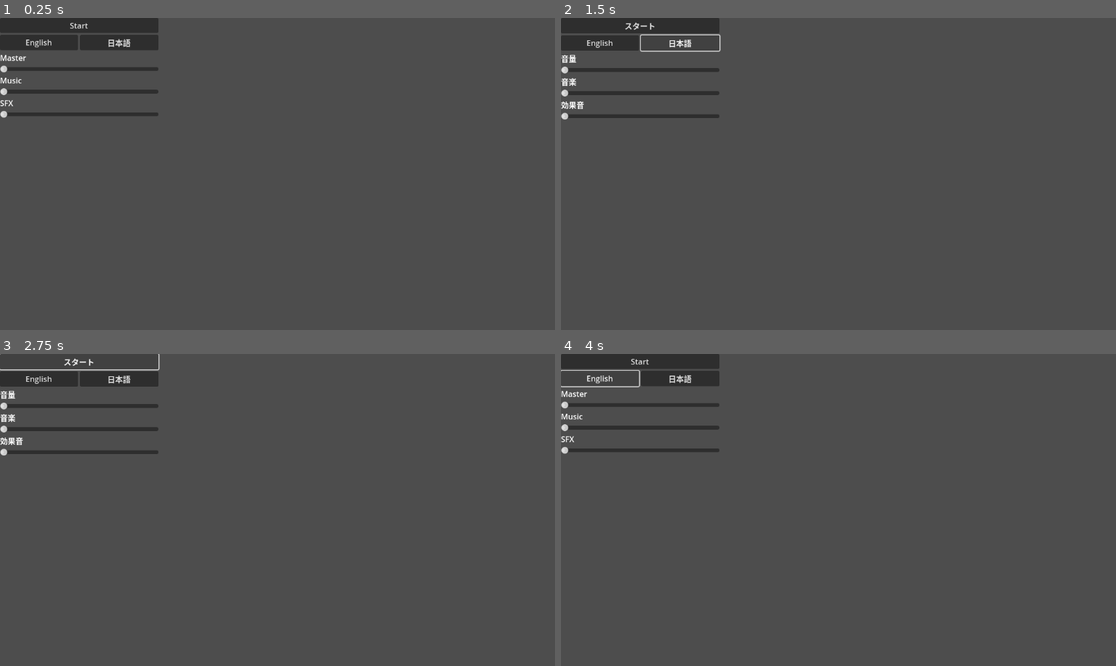
Above: before the commit, frames 1-4 (two rows, left to right).
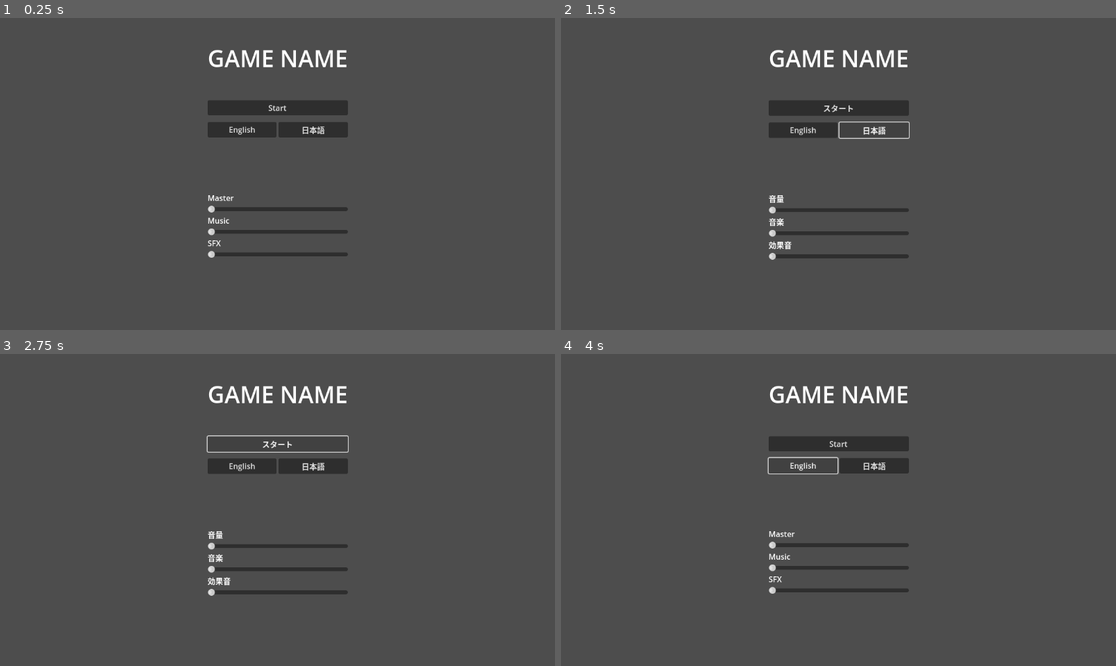
Above: after the commit, the same moments.

Repository: jrattur2/ggj-2026-team-coup
Game: Godot game, scene res://Menu/main-menu.tscn
Same seed, same stepped clock (60 frames per second), same inputs: the game is played once before the commit and once after it. Before the commit the project has no main scene; this scene is started directly in both runs.
Inputs:
- Up to frame 1 (0.25 s): no input
- Up to frame 2 (1.5 s): click "English" at 0.5 s; click "日本語" at 1.25 s
- Up to frame 3 (2.75 s): click "スタート" at 2 s
- Up to frame 4 (4 s): click "スタート" at 2.75 s; click "English" at 3.5 s

The runs differ from the first frame. In frame 1, 7.8% of the frame differs, in the area x 0-63%, y 0-77%; in frame 2, 7.1%; in frame 3, 5.8%; in frame 4, 6.9%.
Error before the commit: Assertion failed: failed to load game (res://Menu/main_menu.gd:27)

Commit message:
add battle and result level, do scene flow

Diff:
--- /dev/null
+++ b/Levels/battle_level.gd
@@ -0,0 +1,55 @@
+class_name BattleLevel extends Node2D
+
+#region Signal
+signal on_win(player: PlayerInfo)
+signal on_lose()
+#endregion
+
+var enemy_max_health := 3 #TODO could be part of Enemy resource
+var enemy_current_health := enemy_max_health
+
+var player_info: PlayerInfo = null
+
+func init_battle(info: BattleStartInfo):
+	player_info = info.playerInfo
+	%EnemyName.text = info.enemyInfo.name
+	_update_health_label(enemy_current_health, enemy_max_health, %EnemyHPLabel)
+	_update_health_label(player_info.health, player_info.max_health, %PlayerHPLabel)
+
+func finish_turn():
+	# reveal all numbers
+	# compare who has higher number
+	pass
+
+# deal damage to enemy
+func _deal_damage():
+	enemy_current_health -= 1
+	_update_health_label(enemy_current_health, enemy_max_health, %EnemyHPLabel)
+	# TODO change sprite
+	print_debug("damage taken")
+	if enemy_current_health <= 0:
+		print_debug("win")
+		on_win.emit(player_info)
+
+# player takes damage
+func _take_damage():
+	player_info.health -= 1
+	_update_health_label(player_info.health, player_info.max_health, %PlayerHPLabel)
+	if player_info.health <= 0:
+		on_lose.emit()
+
+
+func _update_health_label(new_health: int, max_health: int, label: Label):
+
+	label.text = "{0} / {1}".format([str(new_health), str(max_health)])
+
+func _unhandled_input(event: InputEvent) -> void:
+	if OS.has_feature("debug"):
+		if event.is_action_pressed("dev_win_turn"):
+			_deal_damage()
+		elif event.is_action_pressed("dev_win_match"):
+			on_win.emit()
+		elif event.is_action_pressed("dev_lose_turn"):
+			_take_damage()
+		elif event.is_action_pressed("dev_lose_match"):
+			on_lose.emit()
--- /dev/null
+++ b/Levels/battle_level.tscn
@@ -0,0 +1,59 @@
+[gd_scene load_steps=4 format=3 uid="uid://ywwy2ltilu4v"]
+
+[ext_resource type="Script" uid="uid://c4grwdme2c13v" path="res://Levels/battle_level.gd" id="1_2r8sw"]
+[ext_resource type="Texture2D" uid="uid://cf8tp7bo0q7ev" path="res://icon.svg" id="2_ukqk2"]
+
+[sub_resource type="LabelSettings" id="LabelSettings_ukqk2"]
+font_size = 48
+
+[node name="BattleLevel" type="Node2D"]
+script = ExtResource("1_2r8sw")
+
+[node name="Enemy" type="Node2D" parent="."]
+position = Vector2(500, 150)
+
+[node name="EnemySprite" type="Sprite2D" parent="Enemy"]
+texture = ExtResource("2_ukqk2")
+
+[node name="EnemyHPLabel" type="Label" parent="Enemy"]
+unique_name_in_owner = true
+offset_left = -219.0
+offset_top = -31.0
+offset_right = -179.0
+offset_bottom = -8.0
+text = "3/3"
+label_settings = SubResource("LabelSettings_ukqk2")
+horizontal_alignment = 1
+vertical_alignment = 1
+
+[node name="EnemyName" type="Label" parent="Enemy"]
+unique_name_in_owner = true
+anchors_preset = 5
+anchor_left = 0.5
+anchor_right = 0.5
+offset_left = -133.0
+offset_top = -134.0
+offset_right = 134.0
+offset_bottom = -67.0
+grow_horizontal = 2
+text = "Test enemy"
+label_settings = SubResource("LabelSettings_ukqk2")
+horizontal_alignment = 1
+vertical_alignment = 1
+
+[node name="Player" type="Node2D" parent="."]
+position = Vector2(500, 500)
+
+[node name="Sprite2D" type="Sprite2D" parent="Player"]
+texture = ExtResource("2_ukqk2")
+
+[node name="PlayerHPLabel" type="Label" parent="Player"]
+unique_name_in_owner = true
+offset_left = -219.0
+offset_top = -31.0
+offset_right = -179.0
+offset_bottom = -8.0
+text = "1/3"
+label_settings = SubResource("LabelSettings_ukqk2")
+horizontal_alignment = 1
+vertical_alignment = 1
--- /dev/null
+++ b/Levels/startup_level.gd
@@ -0,0 +1,86 @@
+class_name GameManager extends Node
+
+const BATTLE_LEVEL_UID := "uid://ywwy2ltilu4v"
+
+@export var enemies: Array[Enemy]
+
+@onready var main_menu: MainMenu = $MainMenu
+@onready var ingame: Node = $Ingame
+@onready var reward_menu: PostsBattleMenu = $RewardMenu
+
+var player : PlayerInfo
+var current_battle: BattleLevel = null
+
+func _ready() -> void:
+	main_menu.show()
+	reward_menu.hide()
+	main_menu.on_main_menu_start_pressed.connect(_on_start_pressed)
+
+func _on_start_pressed():
+	main_menu.hide()
+	player = PlayerInfo.new(
+		3,
+		3,
+		["passive effect that doubles every draw number"],
+		["1", "2"],
+		["1-time effect that lets you discard your hand and draw new"]
+	)
+	enemies.shuffle()
+	var enemy: Enemy = enemies.pop_back()
+	_load_battle(BattleStartInfo.new(player, enemy))
+
+func _load_battle(info: BattleStartInfo):
+	var battle_scene: PackedScene = load(BATTLE_LEVEL_UID)
+	assert(battle_scene)
+	current_battle = battle_scene.instantiate()
+	assert(current_battle)
+	ingame.add_child(current_battle)
+	_connect_battle_signals(current_battle)
+	current_battle.init_battle(info)
+
+func _on_battle_win(player_info: PlayerInfo):
+	player = player_info
+	_disconnect_battle_signals(current_battle)
+
+	for node: Node in ingame.get_children():
+		node.queue_free()
+
+	if enemies.is_empty():
+		print_debug("you win")
+	else:
+		reward_menu.on_reward_chosen.connect(_on_reward_chosen)
+		reward_menu.show()
+
+func _on_battle_lose():
+	_disconnect_battle_signals(current_battle)
+	print_debug("you lose")
+
+func _connect_battle_signals(battle: BattleLevel):
+	battle.on_win.connect(_on_battle_win)
+	battle.on_lose.connect(_on_battle_lose)
+
+func _disconnect_battle_signals(battle: BattleLevel):
+	if battle.on_win.is_connected(_on_battle_win):
+		battle.on_win.disconnect(_on_battle_win)
+	if battle.on_lose.is_connected(_on_battle_lose):
+		battle.on_lose.disconnect(_on_battle_lose)
+	current_battle = null
+
+
+func _on_reward_chosen(reward: String):
+	reward_menu.hide()
+	if reward_menu.on_reward_chosen.is_connected(_on_reward_chosen):
+		reward_menu.on_reward_chosen.disconnect(_on_reward_chosen)
+	#TODO pass card instead of string?
+	if reward == "passive":
+		player.passive_modifiers.push_back(reward)
+	elif reward == "active":
+		player.extra_cards.push_back(reward)
+	var next_enemy: Enemy = enemies.pop_back()
+	assert(next_enemy)
+	_load_battle(BattleStartInfo.new(player, next_enemy))
+
+func _unhandled_input(event: InputEvent) -> void:
+	if OS.has_feature("debug"):
+		if event.is_action_pressed("dev_exit"):
+			get_tree().quit()
--- /dev/null
+++ b/Levels/startup_level.tscn
@@ -0,0 +1,19 @@
+[gd_scene load_steps=7 format=3 uid="uid://bq40vjn0o7xfl"]
+
+[ext_resource type="Script" uid="uid://bqh03admln047" path="res://Levels/startup_level.gd" id="1_l788o"]
+[ext_resource type="PackedScene" uid="uid://mabbruid8hy5" path="res://Menu/main-menu.tscn" id="1_r18fm"]
+[ext_resource type="Script" uid="uid://dyaodag2l1fbs" path="res://Resources/Enemy/enemy.gd" id="2_q50bm"]
+[ext_resource type="Resource" uid="uid://beavtv02jelgd" path="res://Resources/Enemy/test_enemy.tres" id="3_2w55e"]
+[ext_resource type="Resource" uid="uid://bl838rgbidx8s" path="res://Resources/Enemy/test_enemy2.tres" id="4_sesdb"]
+[ext_resource type="PackedScene" uid="uid://b7ofdux6144l0" path="res://Menu/post_battle_menu.tscn" id="5_2w55e"]
+
+[node name="StartupLevel" type="Node"]
+script = ExtResource("1_l788o")
+enemies = Array[ExtResource("2_q50bm")]([ExtResource("3_2w55e"), ExtResource("4_sesdb")])
+
+[node name="Ingame" type="Node" parent="."]
+
+[node name="MainMenu" parent="." instance=ExtResource("1_r18fm")]
+
+[node name="RewardMenu" parent="." instance=ExtResource("5_2w55e")]
+visible = false
--- a/Menu/main-menu.tscn
+++ b/Menu/main-menu.tscn
@@ -1,6 +1,9 @@
-[gd_scene load_steps=2 format=3 uid="uid://mabbruid8hy5"]
+[gd_scene load_steps=3 format=3 uid="uid://mabbruid8hy5"]
 
 [ext_resource type="Script" uid="uid://giv7366j4an5" path="res://Menu/main_menu.gd" id="1_n8aby"]
+
+[sub_resource type="LabelSettings" id="LabelSettings_n8aby"]
+font_size = 48
 
 [node name="MainMenu" type="Control"]
 layout_mode = 3
@@ -12,65 +15,95 @@
 script = ExtResource("1_n8aby")
 
 [node name="MarginContainer" type="MarginContainer" parent="."]
-layout_mode = 0
-offset_right = 329.0
-offset_bottom = 126.0
+layout_mode = 1
+anchors_preset = 13
+anchor_left = 0.5
+anchor_right = 0.5
+anchor_bottom = 1.0
+offset_left = -88.0
+offset_right = 88.0
+grow_horizontal = 2
+grow_vertical = 2
 
 [node name="VBoxContainer" type="VBoxContainer" parent="MarginContainer"]
 layout_mode = 2
+
+[node name="MarginContainer3" type="MarginContainer" parent="MarginContainer/VBoxContainer"]
+layout_mode = 2
+theme_override_constants/margin_top = 50
+theme_override_constants/margin_bottom = 50
+
+[node name="TitleLabel" type="Label" parent="MarginContainer/VBoxContainer/MarginContainer3"]
+layout_mode = 2
+text = "GAME NAME"
+label_settings = SubResource("LabelSettings_n8aby")
+horizontal_alignment = 1
 
 [node name="StartButton" type="Button" parent="MarginContainer/VBoxContainer"]
 layout_mode = 2
 text = "MENU_START"
 
-[node name="HBoxContainer" type="HBoxContainer" parent="MarginContainer/VBoxContainer"]
+[node name="MarginContainer" type="MarginContainer" parent="MarginContainer/VBoxContainer"]
+layout_mode = 2
+theme_override_constants/margin_top = 10
+theme_override_constants/margin_bottom = 10
+
+[node name="HBoxContainer" type="HBoxContainer" parent="MarginContainer/VBoxContainer/MarginContainer"]
 layout_mode = 2
 
-[node name="EnButton" type="Button" parent="MarginContainer/VBoxContainer/HBoxContainer"]
+[node name="EnButton" type="Button" parent="MarginContainer/VBoxContainer/MarginContainer/HBoxContainer"]
 auto_translate_mode = 2
 layout_mode = 2
 size_flags_horizontal = 3
 text = "English"
 
-[node name="JaButton" type="Button" parent="MarginContainer/VBoxContainer/HBoxContainer"]
+[node name="JaButton" type="Button" parent="MarginContainer/VBoxContainer/MarginContainer/HBoxContainer"]
 auto_translate_mode = 2
 layout_mode = 2
 size_flags_horizontal = 3
 text = "日本語"
 
-[node name="VBoxContainer" type="VBoxContainer" parent="MarginContainer/VBoxContainer"]
+[node name="MarginContainer2" type="MarginContainer" parent="MarginContainer/VBoxContainer"]
+layout_mode = 2
+theme_override_constants/margin_top = 100
+theme_override_constants/margin_bottom = 10
+
+[node name="VBoxContainer4" type="VBoxContainer" parent="MarginContainer/VBoxContainer/MarginContainer2"]
 layout_mode = 2
 
-[node name="Label" type="Label" parent="MarginContainer/VBoxContainer/VBoxContainer"]
+[node name="VBoxContainer" type="VBoxContainer" parent="MarginContainer/VBoxContainer/MarginContainer2/VBoxContainer4"]
+layout_mode = 2
+
+[node name="Label" type="Label" parent="MarginContainer/VBoxContainer/MarginContainer2/VBoxContainer4/VBoxContainer"]
 layout_mode = 2
 text = "MENU_AUDIO_MASTER"
 
-[node name="MasterSlider" type="HSlider" parent="MarginContainer/VBoxContainer/VBoxContainer"]
+[node name="MasterSlider" type="HSlider" parent="MarginContainer/VBoxContainer/MarginContainer2/VBoxContainer4/VBoxContainer"]
 layout_mode = 2
 
-[node name="VBoxContainer2" type="VBoxContainer" parent="MarginContainer/VBoxContainer"]
+[node name="VBoxContainer2" type="VBoxContainer" parent="MarginContainer/VBoxContainer/MarginContainer2/VBoxContainer4"]
 layout_mode = 2
 
-[node name="Label" type="Label" parent="MarginContainer/VBoxContainer/VBoxContainer2"]
+[node name="Label" type="Label" parent="MarginContainer/VBoxContainer/MarginContainer2/VBoxContainer4/VBoxContainer2"]
 layout_mode = 2
 text = "MENU_AUDIO_MUSIC"
 
-[node name="MusicSlider" type="HSlider" parent="MarginContainer/VBoxContainer/VBoxContainer2"]
+[node name="MusicSlider" type="HSlider" parent="MarginContainer/VBoxContainer/MarginContainer2/VBoxContainer4/VBoxContainer2"]
 layout_mode = 2
 
-[node name="VBoxContainer3" type="VBoxContainer" parent="MarginContainer/VBoxContainer"]
+[node name="VBoxContainer3" type="VBoxContainer" parent="MarginContainer/VBoxContainer/MarginContainer2/VBoxContainer4"]
 layout_mode = 2
 
-[node name="Label" type="Label" parent="MarginContainer/VBoxContainer/VBoxContainer3"]
+[node name="Label" type="Label" parent="MarginContainer/VBoxContainer/MarginContainer2/VBoxContainer4/VBoxContainer3"]
 layout_mode = 2
 text = "MENU_AUDIO_SFX"
 
-[node name="SFXSlider" type="HSlider" parent="MarginContainer/VBoxContainer/VBoxContainer3"]
+[node name="SFXSlider" type="HSlider" parent="MarginContainer/VBoxContainer/MarginContainer2/VBoxContainer4/VBoxContainer3"]
 layout_mode = 2
 
 [connection signal="pressed" from="MarginContainer/VBoxContainer/StartButton" to="." method="_on_start_button_pressed"]
-[connection signal="pressed" from="MarginContainer/VBoxContainer/HBoxContainer/EnButton" to="." method="_on_en_button_pressed"]
-[connection signal="pressed" from="MarginContainer/VBoxContainer/HBoxContainer/JaButton" to="." method="_on_ja_button_pressed"]
-[connection signal="value_changed" from="MarginContainer/VBoxContainer/VBoxContainer/MasterSlider" to="." method="_on_master_slider_value_changed"]
-[connection signal="value_changed" from="MarginContainer/VBoxContainer/VBoxContainer2/MusicSlider" to="." method="_on_music_slider_value_changed"]
-[connection signal="value_changed" from="MarginContainer/VBoxContainer/VBoxContainer3/SFXSlider" to="." method="_on_sfx_slider_value_changed"]
+[connection signal="pressed" from="MarginContainer/VBoxContainer/MarginContainer/HBoxContainer/EnButton" to="." method="_on_en_button_pressed"]
+[connection signal="pressed" from="MarginContainer/VBoxContainer/MarginContainer/HBoxContainer/JaButton" to="." method="_on_ja_button_pressed"]
+[connection signal="value_changed" from="MarginContainer/VBoxContainer/MarginContainer2/VBoxContainer4/VBoxContainer/MasterSlider" to="." method="_on_master_slider_value_changed"]
+[connection signal="value_changed" from="MarginContainer/VBoxContainer/MarginContainer2/VBoxContainer4/VBoxContainer2/MusicSlider" to="." method="_on_music_slider_value_changed"]
+[connection signal="value_changed" from="MarginContainer/VBoxContainer/MarginContainer2/VBoxContainer4/VBoxContainer3/SFXSlider" to="." method="_on_sfx_slider_value_changed"]
--- a/Menu/main_menu.gd
+++ b/Menu/main_menu.gd
@@ -1,6 +1,7 @@
 class_name MainMenu extends Control
 
-const GAME_SCENE_UID := "TODO"
+signal on_main_menu_start_pressed()
+
 @onready var main_menu: MainMenu = $"."
 
 enum GameLanguage {
@@ -23,12 +24,7 @@
 	current_language = new_language
 
 func _on_start_button_pressed() -> void:
-	var game_scene : PackedScene = load(GAME_SCENE_UID)
-	assert(game_scene, "failed to load game")
-	var loaded_scene := game_scene.instantiate()
-	assert(loaded_scene, "failed to instatiate scene")
-	get_tree().root.add_child(loaded_scene)
-	main_menu.hide()
+	on_main_menu_start_pressed.emit()
 
 
 func _on_en_button_pressed() -> void:
--- /dev/null
+++ b/Menu/post_battle_menu.gd
@@ -0,0 +1,12 @@
+class_name PostsBattleMenu extends Control
+
+#TODO not string?
+signal on_reward_chosen(choice:String)
+
+func populate_rewards():
+	pass
+
+
+func _on_chose_reward_button_pressed() -> void:
+	var choice := "something"
+	on_reward_chosen.emit(choice)
--- /dev/null
+++ b/Menu/post_battle_menu.tscn
@@ -0,0 +1,20 @@
+[gd_scene load_steps=2 format=3 uid="uid://b7ofdux6144l0"]
+
+[ext_resource type="Script" uid="uid://csj5vydq6xf7g" path="res://Menu/post_battle_menu.gd" id="1_sgici"]
+
+[node name="PostBattleMenu" type="Control"]
+layout_mode = 3
+anchors_preset = 15
+anchor_right = 1.0
+anchor_bottom = 1.0
+grow_horizontal = 2
+grow_vertical = 2
+script = ExtResource("1_sgici")
+
+[node name="ChoseRewardButton" type="Button" parent="."]
+layout_mode = 0
+offset_right = 8.0
+offset_bottom = 8.0
+text = "REWARD_FINISH"
+
+[connection signal="pressed" from="ChoseRewardButton" to="." method="_on_chose_reward_button_pressed"]
--- /dev/null
+++ b/Resources/Enemy/enemy.gd
@@ -0,0 +1,7 @@
+class_name Enemy extends Resource
+# TODO temporarily make everything String
+@export var name: String
+@export var difficulty: String #maybe enum?
+@export var deck: Array[String]
+@export var passive_modifiers: Array[String]
+@export var extra_cards: Array[String] #?
--- /dev/null
+++ b/Resources/Enemy/test_enemy.tres
@@ -0,0 +1,10 @@
+[gd_resource type="Resource" script_class="Enemy" load_steps=2 format=3 uid="uid://beavtv02jelgd"]
+
+[ext_resource type="Script" uid="uid://dyaodag2l1fbs" path="res://Resources/Enemy/enemy.gd" id="1_pwe26"]
+
+[resource]
+script = ExtResource("1_pwe26")
+name = "test"
+difficulty = "easy"
+deck = Array[String](["5", "6"])
+metadata/_custom_type_script = "uid://dyaodag2l1fbs"
--- /dev/null
+++ b/Resources/Enemy/test_enemy2.tres
@@ -0,0 +1,10 @@
+[gd_resource type="Resource" script_class="Enemy" load_steps=2 format=3 uid="uid://bl838rgbidx8s"]
+
+[ext_resource type="Script" uid="uid://dyaodag2l1fbs" path="res://Resources/Enemy/enemy.gd" id="1_hw3tr"]
+
+[resource]
+script = ExtResource("1_hw3tr")
+name = "test2"
+difficulty = "medium"
+deck = Array[String](["1", "10"])
+metadata/_custom_type_script = "uid://dyaodag2l1fbs"
--- /dev/null
+++ b/Resources/battle_start_info.gd
@@ -0,0 +1,8 @@
+class_name BattleStartInfo extends Resource
+
+var playerInfo: PlayerInfo
+var enemyInfo: Enemy
+
+func _init(player: PlayerInfo, enemy: Enemy) -> void:
+	playerInfo = player
+	enemyInfo = enemy
--- /dev/null
+++ b/Resources/player_info.gd
@@ -0,0 +1,14 @@
+class_name PlayerInfo extends Resource
+
+var max_health: int
+var health: int
+var passive_modifiers: Array[String]
+var deck: Array[String]
+var extra_cards: Array[String] #maybe useful?
+
+func _init(_max_health: int, _health: int, _passives: Array[String], _deck: Array[String], _extras: Array[String]) -> void:
+	max_health = _max_health
+	health = _health
+	passive_modifiers = _passives
+	deck = _deck
+	extra_cards = _extras
--- a/project.godot
+++ b/project.godot
@@ -11,8 +11,37 @@
 [application]
 
 config/name="Team-Coup"
+run/main_scene="uid://bq40vjn0o7xfl"
 config/features=PackedStringArray("4.5", "GL Compatibility")
 config/icon="res://icon.svg"
+
+[input]
+
+dev_exit={
+"deadzone": 0.2,
+"events": [Object(InputEventKey,"resource_local_to_scene":false,"resource_name":"","device":-1,"window_id":0,"alt_pressed":false,"shift_pressed":true,"ctrl_pressed":false,"meta_pressed":false,"pressed":false,"keycode":0,"physical_keycode":4194305,"key_label":0,"unicode":0,"location":0,"echo":false,"script":null)
+]
+}
+dev_win_turn={
+"deadzone": 0.2,
+"events": [Object(InputEventKey,"resource_local_to_scene":false,"resource_name":"","device":-1,"window_id":0,"alt_pressed":false,"shift_pressed":false,"ctrl_pressed":false,"meta_pressed":false,"pressed":false,"keycode":0,"physical_keycode":75,"key_label":0,"unicode":107,"location":0,"echo":false,"script":null)
+]
+}
+dev_win_match={
+"deadzone": 0.2,
+"events": [Object(InputEventKey,"resource_local_to_scene":false,"resource_name":"","device":-1,"window_id":0,"alt_pressed":false,"shift_pressed":true,"ctrl_pressed":false,"meta_pressed":false,"pressed":false,"keycode":0,"physical_keycode":75,"key_label":0,"unicode":75,"location":0,"echo":false,"script":null)
+]
+}
+dev_lose_turn={
+"deadzone": 0.2,
+"events": [Object(InputEventKey,"resource_local_to_scene":false,"resource_name":"","device":-1,"window_id":0,"alt_pressed":false,"shift_pressed":false,"ctrl_pressed":false,"meta_pressed":false,"pressed":false,"keycode":0,"physical_keycode":76,"key_label":0,"unicode":108,"location":0,"echo":false,"script":null)
+]
+}
+dev_lose_match={
+"deadzone": 0.2,
+"events": [Object(InputEventKey,"resource_local_to_scene":false,"resource_name":"","device":-1,"window_id":0,"alt_pressed":false,"shift_pressed":true,"ctrl_pressed":false,"meta_pressed":false,"pressed":false,"keycode":0,"physical_keycode":76,"key_label":0,"unicode":76,"location":0,"echo":false,"script":null)
+]
+}
 
 [internationalization]
 
Not shown, added: Levels/battle_level.gd.uid
Not shown, added: Levels/startup_level.gd.uid
Not shown, added: Menu/post_battle_menu.gd.uid
Not shown, added: Resources/Enemy/enemy.gd.uid
Not shown, added: Resources/battle_start_info.gd.uid
Not shown, added: Resources/player_info.gd.uid
